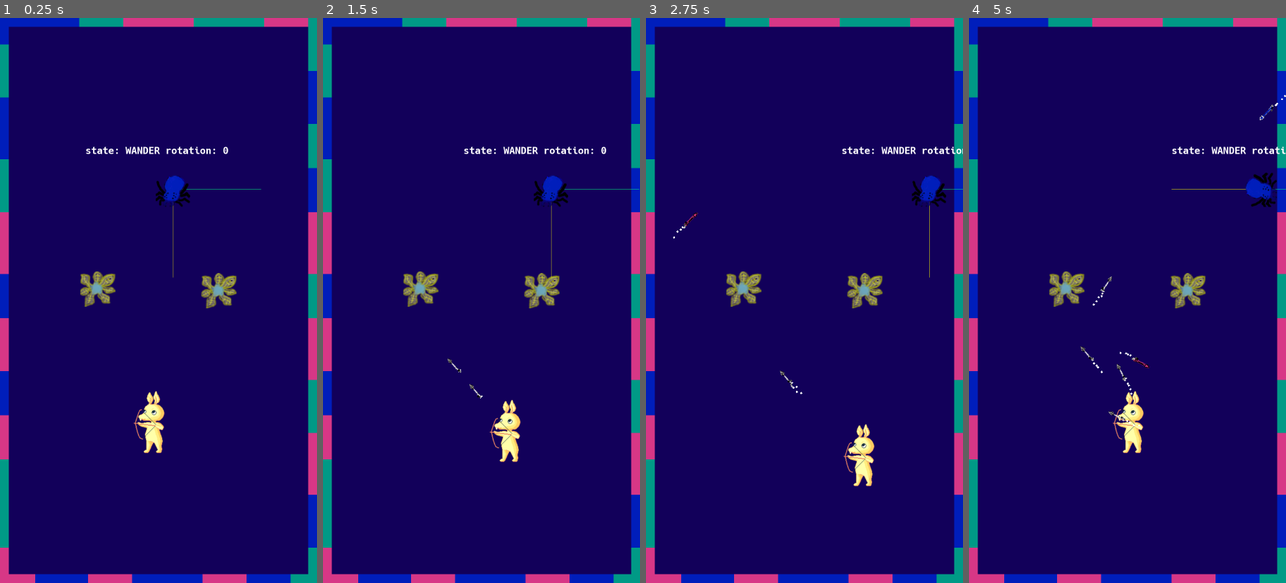
Above: before the commit, frames 1-4 (left to right).
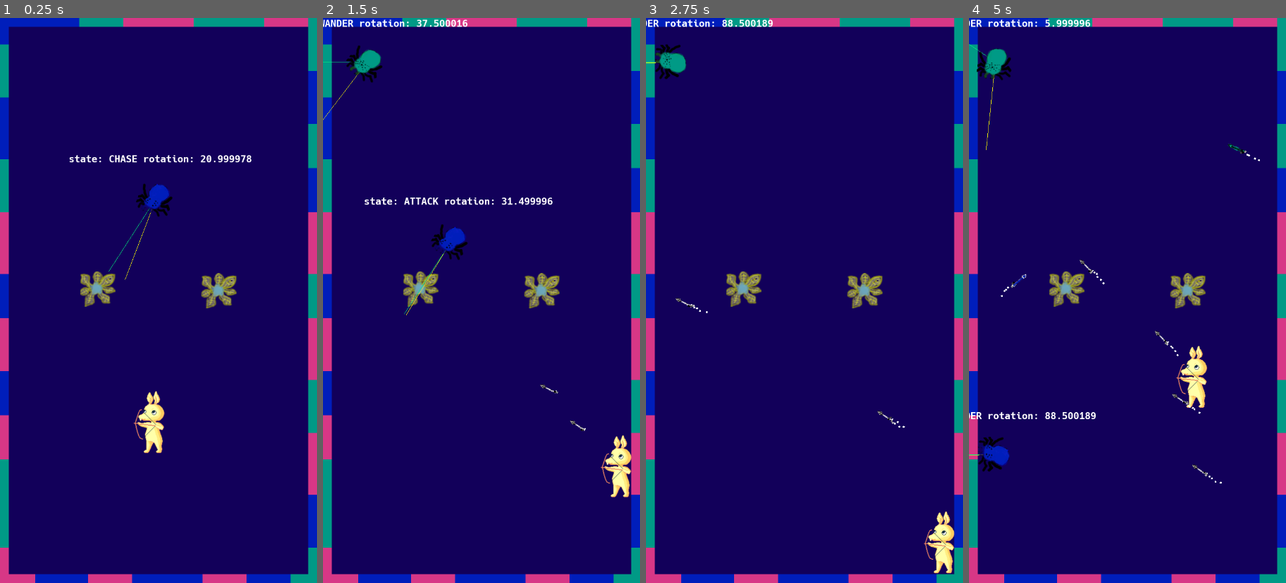
Above: after the commit, the same moments.

Repository: algch/BounceBunny
Game: Godot game, scene res://main.tscn
The game is run twice, just before and just after one commit, with the same random seed, the same clock (stepped at 60 frames per second) and the same inputs.
Inputs (mouse positions are in pixels of both pictures, inside the frame that each line leads up to):
- Up to frame 1 (0.25 s): no input
- Up to frame 2 (1.5 s): move the mouse to (551, 272) at 0.52 s; press the mouse at (551, 272) at 0.53 s; hold Right (ui_right) 0.53-1.28 s; move the mouse to (418, 328) at 1.27 s; release the mouse at (418, 328) at 1.28 s; hold Down (ui_down) from 1.28 s (still down); click (418, 328) at 1.35 s
- Up to frame 3 (2.75 s): move the mouse to (836, 176) at 2.02 s; release Down (ui_down) at 2.03 s; press the mouse at (836, 176) at 2.03 s; hold Right (ui_right) from 2.03 s (still down)
- Up to frame 4 (5 s): move the mouse to (1111, 413) at 2.77 s; release Right (ui_right) at 2.78 s; release the mouse at (1111, 413) at 2.78 s; hold Up (ui_up) 2.78-3.53 s; click (1111, 413) at 2.85 s; move the mouse to (1222, 385) at 3.52 s; press the mouse at (1222, 385) at 3.53 s; hold Left (ui_left) from 3.53 s (still down); move the mouse to (1032, 215) at 4.27 s; release the mouse at (1032, 215) at 4.28 s; click (1032, 215) at 4.35 s

The runs differ from the first frame. In frame 1, 1.4% of the frame differs, in the area x 21-83%, y 22-47%; in frame 2, 3.5%; in frame 3, 2.7%; in frame 4, 3.6%, in the area x 0-100%, y 0-83%.

Commit message:
added states

Diff:
--- a/enemies/spider/spider.gd
+++ b/enemies/spider/spider.gd
@@ -18,7 +18,7 @@
 var visible_targets = {}
 var current_target = null
 
-var motion_dir = Vector2(1, 0)
+var motion_dir = Vector2(-1, 0)
 var facing_dir = Vector2(0, 1)
 var rotation_speed = 90 # in degrees
 var rotation_dir = 1
@@ -36,9 +36,10 @@
 var attack_timer = Timer.new()
 
 var damage = 1.0
-var health = 300.0
+var health = 3.0
 
 var default_font = DynamicFont.new()
+var DIRECTION_CHANGE_INTERVAL = 3.0
 
 
 onready var player = get_node('/root/main/player')
@@ -56,7 +57,7 @@
 			$sprite.set_texture(blue_texture)
 		_:
 			$sprite.set_texture(red_texture)
-	direction_timer.connect('timeout', self, 'setRandomMovementAction')
+	direction_timer.connect('timeout', self, 'changeDirection')
 	var wait_time = randi() % 2 + 1
 	direction_timer.set_wait_time(wait_time)
 	direction_timer.start()
@@ -85,8 +86,19 @@
 
 
 func chaseLoop(delta):
+	# Handle this in a better way
+	if not direction_timer.is_stopped():
+		direction_timer.stop()
+
 	if current_target and not current_target.is_queued_for_deletion():
+
 		motion_dir = (current_target.position - position).normalized()
+		var motion = motion_dir.normalized() * SPEED * delta
+
+		updateFacingDir(delta)
+
+		var collision = move_and_collide(motion)
+
 		var target_id = current_target.get_instance_id()
 		if reachable_targets.has(target_id):
 			current_state = STATE.ATTACK
@@ -114,9 +126,15 @@
 	attack_timer.start()
 
 func attackLoop(delta):
+	# Handle this in a better way
+	if not direction_timer.is_stopped():
+		direction_timer.stop()
+
 	if current_target and not current_target.is_queued_for_deletion():
-		attack_timer.set_wait_time(ATTACK_WAIT_TIME)
-		attack_timer.start()
+		if attack_timer.is_stopped():
+			attack_timer.set_wait_time(ATTACK_WAIT_TIME)
+			attack_timer.start()
+		updateFacingDir(delta)
 	else:
 		attack_timer.stop()
 		current_target = null
@@ -139,9 +157,14 @@
 		var body_id = body.get_instance_id()
 		reachable_targets[body_id] = body
 
+		if not current_target:
+			current_state = STATE.ATTACK
+
 
 func on_attackArea_body_exited(body):
 	var body_id = body.get_instance_id()
+	if current_target and current_target.get_instance_id() == body_id:
+		current_target = null
 	if body.is_in_group('attacked_by_enemies') and reachable_targets.has(body_id):
 		reachable_targets.erase(body_id)
 
@@ -151,9 +174,14 @@
 		var body_id = body.get_instance_id()
 		visible_targets[body_id] = body
 
+		if not current_target:
+			current_state = STATE.CHASE
+
 
 func on_visionArea_body_exited(body):
 	var body_id = body.get_instance_id()
+	if current_target and current_target.get_instance_id() == body_id:
+		current_target = null
 	if visible_targets.has(body_id):
 		visible_targets.erase(body_id)
 
@@ -177,7 +205,7 @@
 func _draw():
 	draw_line(Vector2(0, 0), Vector2(0, 0) + motion_dir*200, Color(0, 1, 0.5))
 	draw_line(Vector2(0, 0), Vector2(0, 0) + facing_dir*200, Color(1, 1, 0))
-	var message = 'state: ' + getStateName(current_state) + ' rotation: ' + str(rad2deg(rotation))
+	var message = 'state: ' + getStateName(current_state) + ' rotation: ' + str(rad2deg($sprite.rotation))
 	draw_string(default_font, Vector2(-200, -80),  message, Color(1, 1, 1))
 
 
@@ -185,21 +213,38 @@
 	update()
 
 func changeDirection():
-	direction_timer.set_wait_time(2.5)
+	direction_timer.set_wait_time(DIRECTION_CHANGE_INTERVAL)
 	direction_timer.start()
 
-	motion_dir = Vector2(randi(), randi()).normalized()
+	var angle = randf() * HALF_PI/2.0 * rotation_dir
+
+	motion_dir = motion_dir.rotated(angle)
+
+func updateFacingDir(delta):
+	# this function has a bug
+	var angle_diff = rad2deg(motion_dir.angle() - facing_dir.angle())
+	rotation_dir = -1 if angle_diff <= 0 else 1
+	if abs(angle_diff) > 2:
+		facing_dir = facing_dir.rotated(deg2rad(rotation_speed * rotation_dir * delta))
+
+	var angle = facing_dir.angle() - HALF_PI
+
+	$sprite.rotation = angle
+	$visionArea.rotation = angle
+
 
 func wanderLoop(delta):
+		if direction_timer.is_stopped():
+			direction_timer.set_wait_time(DIRECTION_CHANGE_INTERVAL)
+			direction_timer.start()
+
 		var motion = motion_dir.normalized() * SPEED * delta
-		if rad2deg(motion_dir.angle() - facing_dir.angle()) > 1:
-			facing_dir = facing_dir.rotated(deg2rad(rotation_speed * rotation_dir * delta))
-
+		updateFacingDir(delta)
+
+		# how can we handle collisions properly?
 		var collision = move_and_collide(motion)
-		$sprite.rotation = facing_dir.angle() - HALF_PI
-
-		if collision:
-			facing_dir *= -1
+		# if collision:
+		# 	motion_dir *= -1
 
 
 func behaviorLoop(delta):
--- a/engine/main.gd
+++ b/engine/main.gd
@@ -125,5 +125,4 @@
 	spawn_timer.start()
 
 func _physics_process(delta):
-	return
 	spawnLoop()
--- a/player/player.gd
+++ b/player/player.gd
@@ -1,6 +1,6 @@
 extends KinematicBody2D
 
-var SPEED = 100
+var SPEED = 500
 
 var TYPE = 'player'
 
